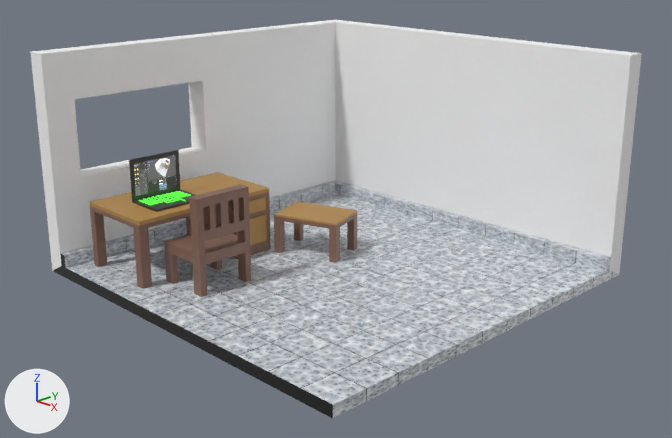
The Blender file room/room.blend as it was, and as the next commit left it.
The view is the same before and after, from a camera (50 mm lens) standing at (9.63, -9.09, 5.19) and looking at (0.48, -0.13, 1.0). The axes (+X, +Y, +Z) are drawn at lower left. The lights are the same throughout.

The older version as bpy lines, for what is in view:
```python
ob_cube = bpy.data.objects.new('Cube', me_cube_002)
ob_cube.location = (-0.28, 0.18, 0.89)
ob_cube.rotation_euler = (0.0, 0.0, 1.904)  # degrees (0, 0, 109)
ob_cube.scale = (0.365, 0.529, 0.046)
ob_cube_002 = bpy.data.objects.new('Cube.002', me_cube_005)
ob_cube_002.location = (-1.29, -1.31, 1.56)
ob_cube_002.rotation_euler = (1.576, 0.0, 0.0)  # degrees (90, 0, 0)
ob_cube_002.scale = (0.339, 0.28, -0.0218)
ob_walls = bpy.data.objects.new('walls', me_cube_003)
ob_walls.location = (0.31, 0.0, 1.72)
ob_walls.scale = (3.02, 2.97, 1.64)
# me_cube_003
# before: 26 (-0.9, -0.85, 0.58) at pixel (74, 99), 27 (-1.0, -0.86, 0.55), 28 (-0.9, -0.09, 0.58) at pixel (203, 80), 29 (-1.0, -0.11, 0.55) at pixel (188, 81), 41 (-0.9, -0.85, 0.58) at pixel (74, 99)
# before: 43 (-0.9, -0.09, 0.58) at pixel (203, 80)
# also in view: 'floor' at (0.31, 0.0, 1.29); 'table' at (-1.43, -1.45, 0.74); 'chair' at (-0.42, -1.77, 0.94); 'Cube.001' at (-1.31, -1.77, 1.55)
```
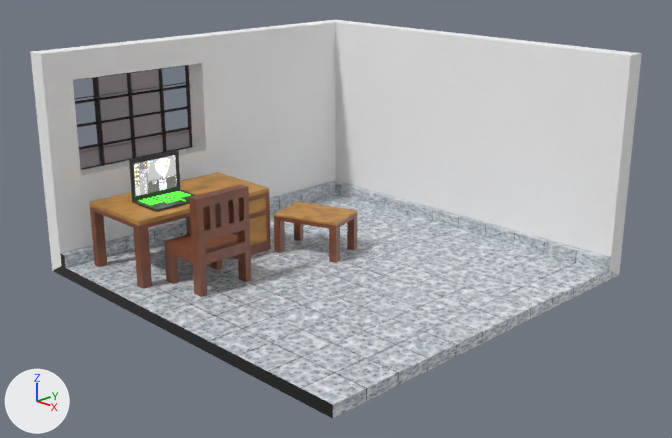
Edits to the bpy script that builds the scene:
```text
Change mat_material_005:
    where n0 = _N.new('ShaderNodeBsdfPrincipled'); n0.name = 'Principled BSDF'
    n0.inputs[28].default_value: 1.6 -> 8.5  # 'Emission Strength'
Add mat_material_007:
    mat_material_007 = bpy.data.materials.new('Material.007')
    # nodes: BsdfPrincipled, Mapping, OutputMaterial, TexCoord, TexNoise, ValToRGB
    # colours: grey #87797d, black #000000, white #ffffff
Add mat_material_006:
    mat_material_006 = principled_material('Material.006')
    mat_material_006.base_color = (0.0718, 0.06, 0.0618)  # dark grey #4c4546
    mat_material_006.metallic = 1.0
    mat_material_006.specular_ior_level = 1.0
Change me_cube_003:
    where me_cube_003.from_pydata(...)  # 44 vertices, 40 faces; spans x -1.0..1.0, y -1.0..1.0, z -1.0..1.0
    used by ob_walls; location = (0.31, 0.0, 1.72); scale = (3.02, 2.97, 1.64)
    me_cube_003 part 1
    add for i in [*range(26, 30), 41, 43]: me_cube_003.vertices[i].co += Vector((0.0, 0.0, 0.17))
Add me_cube_009:
    me_cube_009.from_pydata(...)  # 19 vertices, 10 faces; spans x -0.952, y -0.855..-0.11, z -0.109..0.721
    me_cube_009.materials.append(mat_material_007)
Add me_cube_008:
    me_cube_008.from_pydata(...)  # 50 vertices, 48 faces; spans x -1.01..-1.0, y -0.855..-0.11, z -0.109..0.721
    me_cube_008.materials.append(mat_material_006)  # dark grey #4c4546
Add me_cube_007:
    me_cube_007.from_pydata([(-1.0, -0.855, 0.721), (-1.0, -0.11, 0.721), (-1.0, -0.855, -0.109), (-1.0, -0.11, -0.109)], [], [(0, 2, 3, 1)])
    me_cube_007.materials.append(mat_material_006)  # dark grey #4c4546
Add ob_kaach:
    ob_kaach = bpy.data.objects.new('kaach', me_cube_009)
    ob_kaach.location = (0.31, 0.0, 1.72)
    ob_kaach.scale = (3.17, 2.94, 1.64)
Add ob_khidkiframe:
    ob_khidkiframe = bpy.data.objects.new('khidkiframe', me_cube_008)
    ob_khidkiframe.location = (0.31, 0.0, 1.72)
    ob_khidkiframe.scale = (3.02, 2.94, 1.64)
    _m = ob_khidkiframe.modifiers.new('Wireframe', 'WIREFRAME')
    _m.thickness = 0.022
Add ob_zaali:
    ob_zaali = bpy.data.objects.new('zaali', me_cube_007)
    ob_zaali.location = (0.41, 0.07, 1.62)
    ob_zaali.scale = (3.16, 3.11, 1.93)
    _m = ob_zaali.modifiers.new('Subdivision', 'SUBSURF')
    _m.subdivision_type = 'SIMPLE'
    _m.levels = 4
    _m.render_levels = 4
    _m = ob_zaali.modifiers.new('Wireframe', 'WIREFRAME')
    _m.thickness = 0.008
```

What differs and where, as boxes [x1, y1, x2, y2] in the pictures (672 x 438 px; the box of a moved part takes in the faces that stretch with it):
'kaach', added
    after: [79, 69, 190, 168]
'khidkiframe', added
    after: [75, 65, 192, 170]
'Cube.002', surface changed (grey to white)
    both: [134, 155, 177, 196]
'zaali', added
    after: [74, 78, 186, 144]
part 1 of me_cube_003, moved or reshaped
    both: [41, 22, 335, 194]
